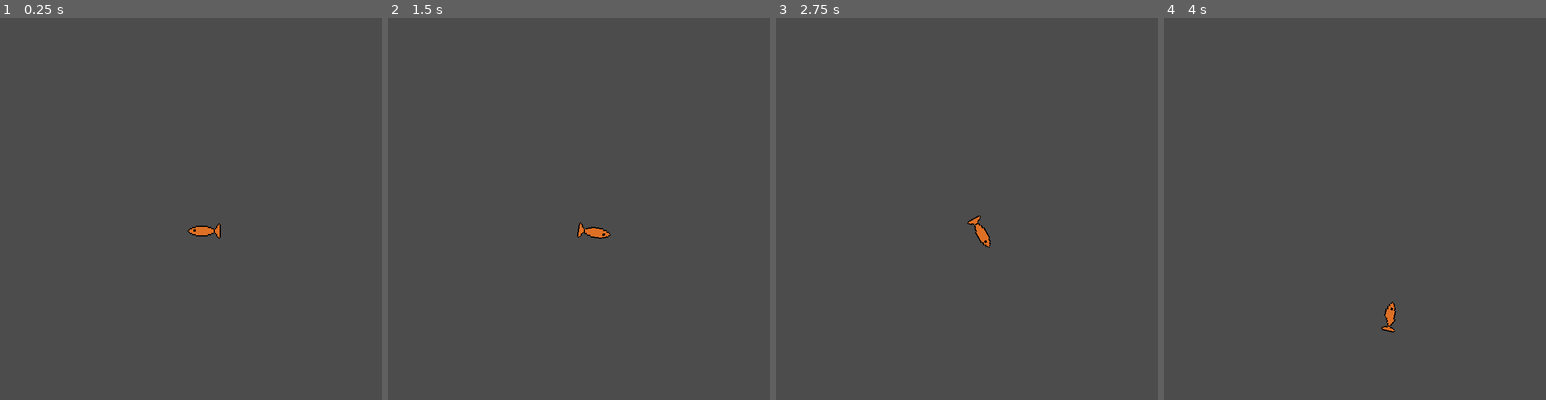
Above: before the commit, frames 1-4 (left to right).
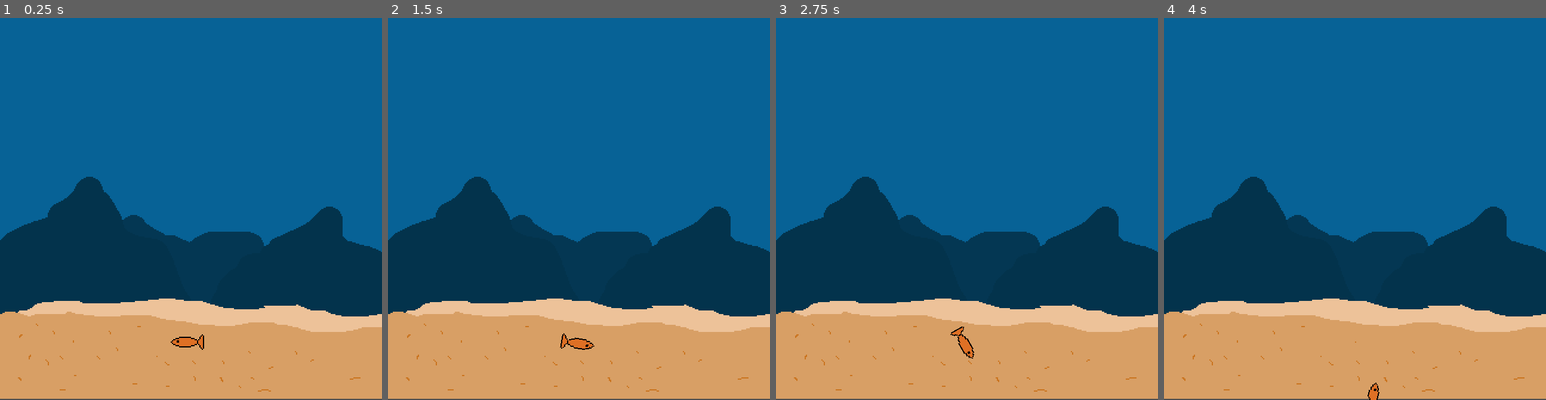
Above: after the commit, the same moments.

Repository: StudioTwey/ludam-dare-50
Game: Godot game, scene res://scenes/Game/Game.tscn
The game is run twice, just before and just after one commit, with the same random seed, the same clock (stepped at 60 frames per second) and the same inputs.
Inputs:
- Up to frame 1 (0.25 s): no input
- Up to frame 2 (1.5 s): tap Enter at 0.5 s; hold D (move_right) 0.53-1.28 s; hold A (move_left) from 1.28 s (still down)
- Up to frame 3 (2.75 s): release A (move_left) at 2.03 s; hold D (move_right) from 2.03 s (still down)
- Up to frame 4 (4 s): release D (move_right) at 2.78 s; hold W (move_up) 2.78-3.53 s; hold A (move_left) from 3.53 s (still down)

The runs differ from the first frame. In frame 1, 100% of the frame differs, in the area x 0-100%, y 0-100%; in frame 2, 100%; in frame 3, 100%; in frame 4, 100%.

Commit message:
add utils + background art

Diff:
--- /dev/null
+++ b/EntityEmitter.gd
@@ -0,0 +1,9 @@
+extends Node2D
+
+export var ENTITY_TO_SPAWN: PackedScene
+
+onready var timer = $Timer
+
+func _on_Timer_timeout() -> void:
+#	Utils.add_instance_to_scene()
+	pass
--- a/project.godot
+++ b/project.godot
@@ -14,6 +14,10 @@
 run/main_scene="res://scenes/Game/Game.tscn"
 config/icon="res://icon.png"
 
+[autoload]
+
+Utils="*res://utils/Utils.gd"
+
 [display]
 
 window/size/width=320
@@ -22,6 +26,30 @@
 window/size/test_height=640
 window/stretch/mode="2d"
 window/stretch/aspect="keep"
+
+[importer_defaults]
+
+texture={
+"compress/bptc_ldr": 0,
+"compress/hdr_mode": 0,
+"compress/lossy_quality": 0.7,
+"compress/mode": 0,
+"compress/normal_map": 0,
+"detect_3d": true,
+"flags/anisotropic": false,
+"flags/filter": true,
+"flags/mipmaps": false,
+"flags/repeat": 0,
+"flags/srgb": 2,
+"process/HDR_as_SRGB": false,
+"process/fix_alpha_border": true,
+"process/invert_color": false,
+"process/normal_map_invert_y": false,
+"process/premult_alpha": false,
+"size_limit": 0,
+"stream": false,
+"svg/scale": 1.0
+}
 
 [input]
 
--- /dev/null
+++ b/scenes/EntityEmitter/EntityEmitter.tscn
@@ -0,0 +1,10 @@
+[gd_scene load_steps=2 format=2]
+
+[ext_resource path="res://EntityEmitter.gd" type="Script" id=1]
+
+[node name="EntityEmitter" type="Node2D"]
+script = ExtResource( 1 )
+
+[node name="Timer" type="Timer" parent="."]
+
+[connection signal="timeout" from="Timer" to="." method="_on_Timer_timeout"]
--- a/scenes/Game/Game.tscn
+++ b/scenes/Game/Game.tscn
@@ -1,10 +1,18 @@
-[gd_scene load_steps=3 format=2]
+[gd_scene load_steps=4 format=2]
 
 [ext_resource path="res://scenes/Game/Game.gd" type="Script" id=1]
 [ext_resource path="res://scenes/Player/Player.tscn" type="PackedScene" id=2]
+[ext_resource path="res://assets/bg.png" type="Texture" id=3]
 
 [node name="Game" type="Node2D"]
 script = ExtResource( 1 )
 
+[node name="BG" type="Node" parent="."]
+
+[node name="Sprite" type="Sprite" parent="BG"]
+position = Vector2( 160, 159 )
+z_index = -1
+texture = ExtResource( 3 )
+
 [node name="Player" parent="." instance=ExtResource( 2 )]
-position = Vector2( 172, 179 )
+position = Vector2( 158, 272 )
--- /dev/null
+++ b/utils/Utils.gd
@@ -0,0 +1,13 @@
+extends Node
+
+func add_instance_to_scene(sceneToAdd, position, container = get_tree().current_scene):
+	var instance = sceneToAdd.instance()
+
+	container.add_child(instance)
+	instance.global_position = position
+
+	return instance
+
+func rand_between_to_nums(randMin: int = 0, randMax: int = 100) -> int:
+	var rand = floor(rand_range(randMin, randMax))
+	return rand
Not shown, added: assets/Hook Sprite.png.import
Binary file added: assets/bg.aseprite
Binary file added: assets/bg.png
Not shown, added: assets/bg.png.import
Binary file added: assets/sand.aseprite
Binary file added: assets/sand.png
Not shown, added: assets/sand.png.import
